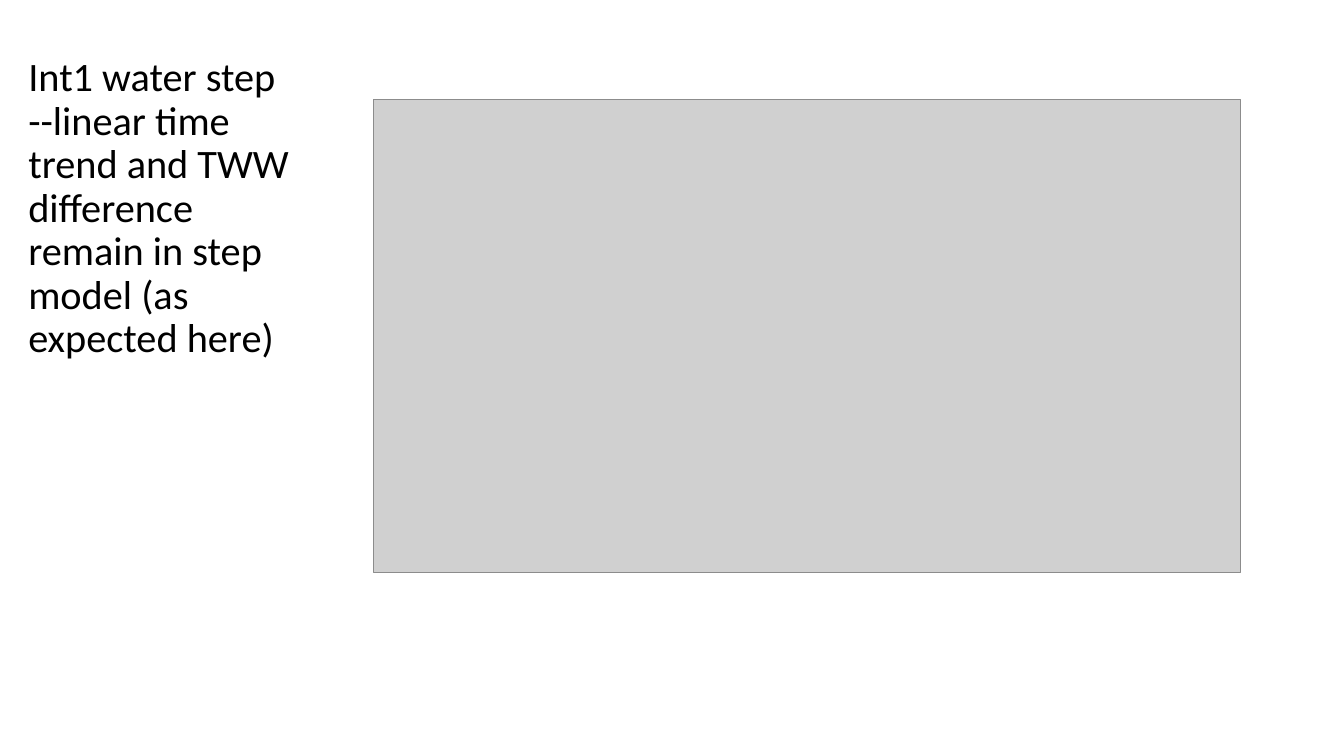
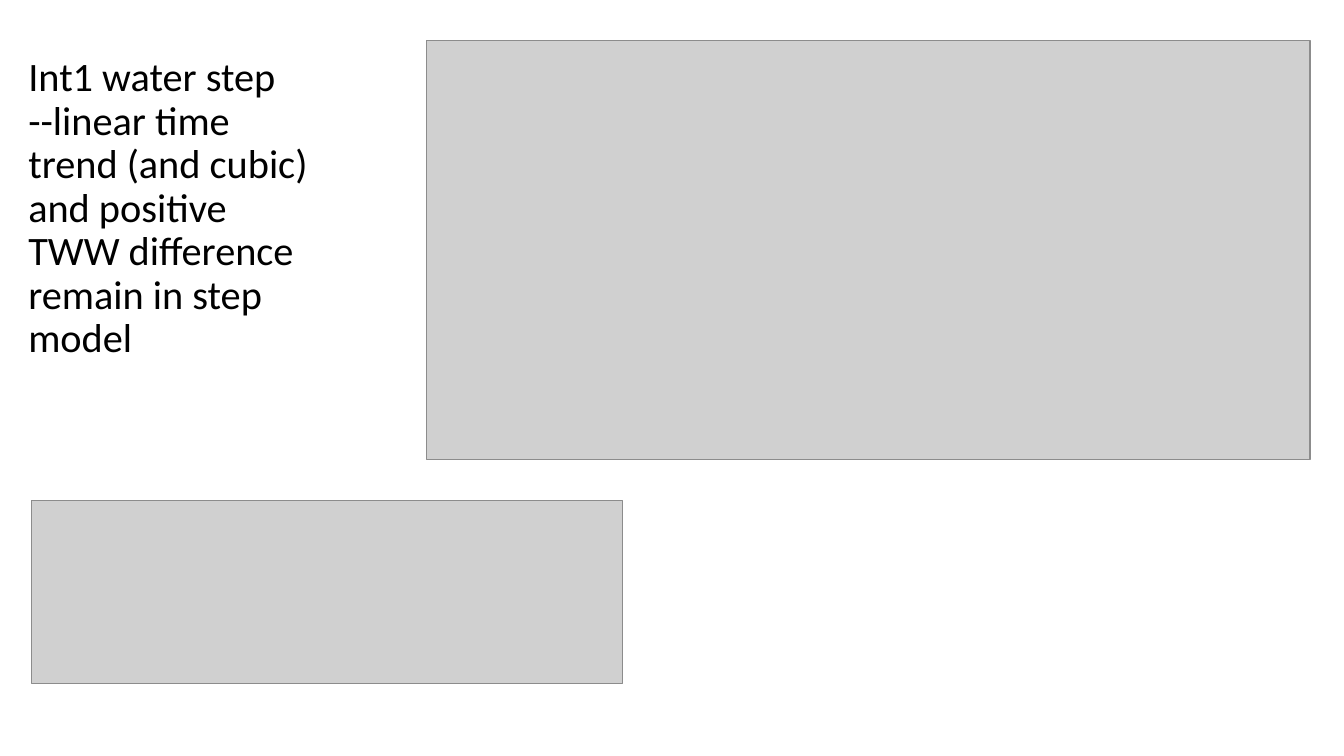
Before and after one commit to microbial-genomics/eytcheson_microplastics, a slide deck: slide 23 of pptx/glm_microplastics_water_v3.pptx (slide 22 before the commit). Drawn at 1344x756 pixels with LibreOffice and Linux fonts; fonts in the diff are those of the drawing; grey boxes stand for pictures. Boxes give left, top, right and bottom in pixels: in the first picture for what was removed or moved away, otherwise in the second. Text is boxed around its words. In the diff, an @@ line names an element or a change of style, - is before the commit and + after.

```diff
--- a/pptx/glm_microplastics_water_v3.pptx
+++ b/pptx/glm_microplastics_water_v3.pptx
@@ picture: place and size @@
-picture at [373,100,1240,573]
+picture at [426,40,1310,460]
@@ title at [28,65,308,353]: text changed @@
-Int1 water step
---linear time trend and TWW difference remain in step model (as expected here)
+Int1 water step
+--linear time trend (and cubic) and positive TWW difference remain in step model
@@ picture added at [32,500,623,683] @@
```
Also in this commit, not shown: 26 other slides changed, 2 slides added, 8 other files.
